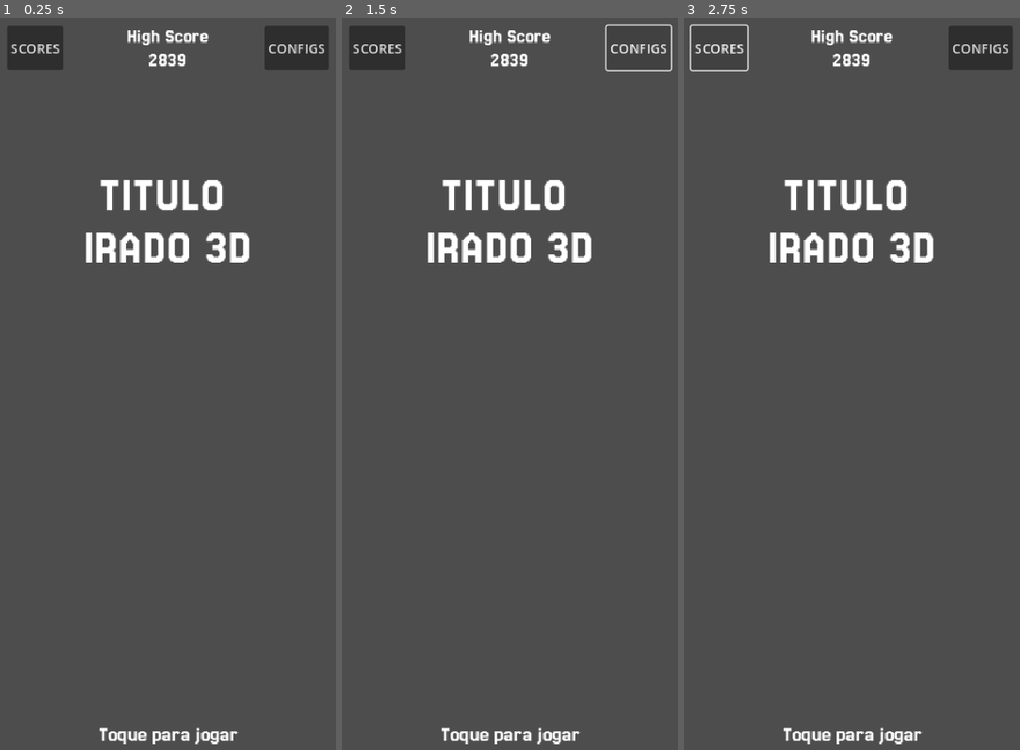
Above: before the commit, frames 1-3 (left to right).
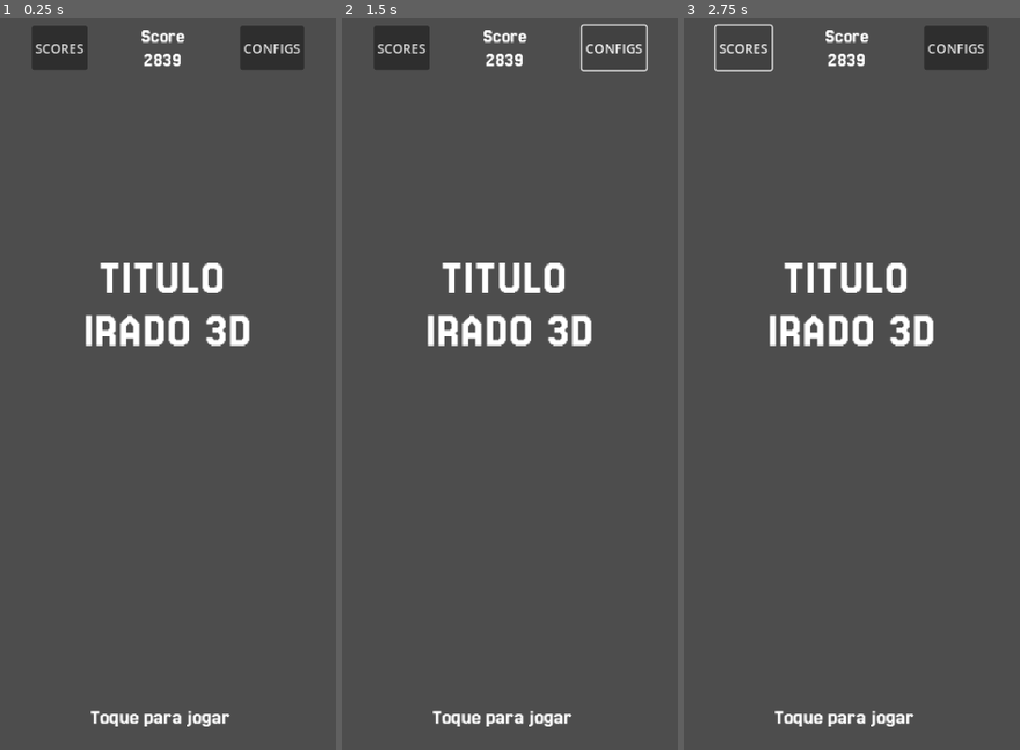
Above: after the commit, the same moments.

Repository: Juawo/space-shooter
Game: Godot game, scene res://scenes/ui/MainMenu/main_menu.tscn
Same seed, same stepped clock (60 frames per second), same inputs: the game is played once before the commit and once after it.
Inputs:
- Up to frame 1 (0.25 s): no input
- Up to frame 2 (1.5 s): click "SCORES" at 0.5 s; click "CONFIGS" at 1.25 s
- Up to frame 3 (2.75 s): click "SCORES" at 2 s

The runs differ from the first frame. In frame 1, 7.3% of the frame differs, in the area x 2-98%, y 1-100%; in frame 2, 6.7%; in frame 3, 6.7%.

Commit message:
add animations to main menu and update script for animation playback

Diff:
--- a/scenes/ui/MainMenu/main_menu.tscn
+++ b/scenes/ui/MainMenu/main_menu.tscn
@@ -1,9 +1,141 @@
-[gd_scene load_steps=5 format=3 uid="uid://cumwujwhqn00f"]
+[gd_scene load_steps=8 format=3 uid="uid://cumwujwhqn00f"]
 
 [ext_resource type="Script" uid="uid://brwl6ygpwkkyh" path="res://scripts/ui/MainMenu/main_menu.gd" id="1_epepa"]
 [ext_resource type="FontFile" uid="uid://d30hgfkq7jl3v" path="res://assets/ui/fonts/Jersey_25/Jersey25-Regular.ttf" id="1_ift2n"]
 [ext_resource type="PackedScene" uid="uid://qora2f2xvu2o" path="res://scenes/ui/MainMenu/leader_board_button.tscn" id="1_ql3r1"]
 [ext_resource type="PackedScene" uid="uid://cpgj0vj2rsnpv" path="res://scenes/ui/MainMenu/config_buttons.tscn" id="3_ql3r1"]
+
+[sub_resource type="Animation" id="Animation_epepa"]
+resource_name = "hide_menu"
+tracks/0/type = "value"
+tracks/0/imported = false
+tracks/0/enabled = true
+tracks/0/path = NodePath("MarginContainer/VBoxContainer/InstructionWrapper/instruction:position")
+tracks/0/interp = 2
+tracks/0/loop_wrap = true
+tracks/0/keys = {
+"times": PackedFloat32Array(0, 0.3, 0.60010004),
+"transitions": PackedFloat32Array(2, 1, 1),
+"update": 0,
+"values": [Vector2(0, 850), Vector2(0, 835), Vector2(0, 950)]
+}
+tracks/1/type = "value"
+tracks/1/imported = false
+tracks/1/enabled = true
+tracks/1/path = NodePath("MarginContainer/VBoxContainer/TitleWrapper/title:position")
+tracks/1/interp = 1
+tracks/1/loop_wrap = true
+tracks/1/keys = {
+"times": PackedFloat32Array(0, 0.3, 0.6),
+"transitions": PackedFloat32Array(2, 1, 1),
+"update": 0,
+"values": [Vector2(-196, 273), Vector2(-196, 293), Vector2(-196, -200)]
+}
+tracks/2/type = "value"
+tracks/2/imported = false
+tracks/2/enabled = true
+tracks/2/path = NodePath("MarginContainer/VBoxContainer/Header/LeaderboardWrapper/LeaderBoardButton:position")
+tracks/2/interp = 1
+tracks/2/loop_wrap = true
+tracks/2/keys = {
+"times": PackedFloat32Array(0, 0.3, 0.6),
+"transitions": PackedFloat32Array(2, 1, 1),
+"update": 0,
+"values": [Vector2(30, 0), Vector2(60, 0), Vector2(-100, 0)]
+}
+tracks/3/type = "value"
+tracks/3/imported = false
+tracks/3/enabled = true
+tracks/3/path = NodePath("MarginContainer/VBoxContainer/Header/ScoreWrapper/HighScoreLabel:position")
+tracks/3/interp = 1
+tracks/3/loop_wrap = true
+tracks/3/keys = {
+"times": PackedFloat32Array(0, 0.3, 0.6),
+"transitions": PackedFloat32Array(2, 1, 1),
+"update": 0,
+"values": [Vector2(0, 0), Vector2(20, 0), Vector2(-160, 0)]
+}
+tracks/4/type = "value"
+tracks/4/imported = false
+tracks/4/enabled = true
+tracks/4/path = NodePath("MarginContainer/VBoxContainer/Header/ConfigWrapper/ConfigButtons:position")
+tracks/4/interp = 1
+tracks/4/loop_wrap = true
+tracks/4/keys = {
+"times": PackedFloat32Array(0, 0.3, 0.6),
+"transitions": PackedFloat32Array(2, 1, 1),
+"update": 0,
+"values": [Vector2(-108, 0), Vector2(-126, 0), Vector2(-80, 0)]
+}
+
+[sub_resource type="Animation" id="Animation_mfgk4"]
+length = 0.001
+tracks/0/type = "value"
+tracks/0/imported = false
+tracks/0/enabled = true
+tracks/0/path = NodePath("MarginContainer/VBoxContainer/InstructionWrapper/instruction:position")
+tracks/0/interp = 1
+tracks/0/loop_wrap = true
+tracks/0/keys = {
+"times": PackedFloat32Array(0),
+"transitions": PackedFloat32Array(1),
+"update": 0,
+"values": [Vector2(0, 850)]
+}
+tracks/1/type = "value"
+tracks/1/imported = false
+tracks/1/enabled = true
+tracks/1/path = NodePath("MarginContainer/VBoxContainer/TitleWrapper/title:position")
+tracks/1/interp = 1
+tracks/1/loop_wrap = true
+tracks/1/keys = {
+"times": PackedFloat32Array(0),
+"transitions": PackedFloat32Array(1),
+"update": 0,
+"values": [Vector2(-196, 273)]
+}
+tracks/2/type = "value"
+tracks/2/imported = false
+tracks/2/enabled = true
+tracks/2/path = NodePath("MarginContainer/VBoxContainer/Header/LeaderboardWrapper/LeaderBoardButton:position")
+tracks/2/interp = 1
+tracks/2/loop_wrap = true
+tracks/2/keys = {
+"times": PackedFloat32Array(0),
+"transitions": PackedFloat32Array(1),
+"update": 0,
+"values": [Vector2(30, 0)]
+}
+tracks/3/type = "value"
+tracks/3/imported = false
+tracks/3/enabled = true
+tracks/3/path = NodePath("MarginContainer/VBoxContainer/Header/ScoreWrapper/HighScoreLabel:position")
+tracks/3/interp = 1
+tracks/3/loop_wrap = true
+tracks/3/keys = {
+"times": PackedFloat32Array(0),
+"transitions": PackedFloat32Array(1),
+"update": 0,
+"values": [Vector2(0, 0)]
+}
+tracks/4/type = "value"
+tracks/4/imported = false
+tracks/4/enabled = true
+tracks/4/path = NodePath("MarginContainer/VBoxContainer/Header/ConfigWrapper/ConfigButtons:position")
+tracks/4/interp = 1
+tracks/4/loop_wrap = true
+tracks/4/keys = {
+"times": PackedFloat32Array(0),
+"transitions": PackedFloat32Array(1),
+"update": 0,
+"values": [Vector2(-108, 0)]
+}
+
+[sub_resource type="AnimationLibrary" id="AnimationLibrary_b771k"]
+_data = {
+&"RESET": SubResource("Animation_mfgk4"),
+&"hide_menu": SubResource("Animation_epepa")
+}
 
 [node name="MainMenu" type="Control"]
 layout_mode = 3
@@ -36,35 +168,77 @@
 theme_override_constants/separation = 30
 alignment = 1
 
-[node name="LeaderBoardButton" parent="MarginContainer/VBoxContainer/Header" instance=ExtResource("1_ql3r1")]
+[node name="LeaderboardWrapper" type="Control" parent="MarginContainer/VBoxContainer/Header"]
 layout_mode = 2
 size_flags_horizontal = 2
 
-[node name="HighScoreLabel" type="VBoxContainer" parent="MarginContainer/VBoxContainer/Header"]
-layout_mode = 2
+[node name="LeaderBoardButton" parent="MarginContainer/VBoxContainer/Header/LeaderboardWrapper" instance=ExtResource("1_ql3r1")]
+custom_minimum_size = Vector2(68, 54)
+layout_mode = 0
+anchors_preset = 0
+anchor_right = 0.0
+anchor_bottom = 0.0
+offset_left = 30.0
+offset_right = 98.000046
+offset_bottom = 54.0
+size_flags_horizontal = 2
+
+[node name="ScoreWrapper" type="Control" parent="MarginContainer/VBoxContainer/Header"]
+layout_mode = 2
+size_flags_horizontal = 2
+
+[node name="HighScoreLabel" type="VBoxContainer" parent="MarginContainer/VBoxContainer/Header/ScoreWrapper"]
+layout_mode = 0
+offset_right = 99.0
+offset_bottom = 54.0
 size_flags_horizontal = 4
 size_flags_vertical = 0
 
-[node name="ScoreLabel" type="Label" parent="MarginContainer/VBoxContainer/Header/HighScoreLabel"]
+[node name="ScoreLabel" type="Label" parent="MarginContainer/VBoxContainer/Header/ScoreWrapper/HighScoreLabel"]
 layout_mode = 2
 theme_override_fonts/font = ExtResource("1_ift2n")
 theme_override_font_sizes/font_size = 24
-text = "High Score"
-horizontal_alignment = 1
-
-[node name="ScoreValueLabel" type="Label" parent="MarginContainer/VBoxContainer/Header/HighScoreLabel"]
+text = "Score"
+horizontal_alignment = 1
+
+[node name="ScoreValueLabel" type="Label" parent="MarginContainer/VBoxContainer/Header/ScoreWrapper/HighScoreLabel"]
 layout_mode = 2
 theme_override_fonts/font = ExtResource("1_ift2n")
 theme_override_font_sizes/font_size = 24
 text = "2839"
 horizontal_alignment = 1
 
-[node name="ConfigButtons" parent="MarginContainer/VBoxContainer/Header" instance=ExtResource("3_ql3r1")]
+[node name="ConfigWrapper" type="Control" parent="MarginContainer/VBoxContainer/Header"]
 layout_mode = 2
 size_flags_horizontal = 10
-
-[node name="title" type="Label" parent="MarginContainer/VBoxContainer"]
-layout_mode = 2
+size_flags_vertical = 0
+
+[node name="ConfigButtons" parent="MarginContainer/VBoxContainer/Header/ConfigWrapper" instance=ExtResource("3_ql3r1")]
+custom_minimum_size = Vector2(68, 54)
+layout_mode = 0
+anchors_preset = 0
+anchor_right = 0.0
+anchor_bottom = 0.0
+offset_left = -108.0
+offset_right = -30.0
+offset_bottom = 54.0
+size_flags_horizontal = 10
+
+[node name="TitleWrapper" type="Control" parent="MarginContainer/VBoxContainer"]
+layout_mode = 2
+size_flags_horizontal = 4
+size_flags_vertical = 4
+
+[node name="title" type="Label" parent="MarginContainer/VBoxContainer/TitleWrapper"]
+layout_mode = 1
+anchors_preset = 5
+anchor_left = 0.5
+anchor_right = 0.5
+offset_left = -196.0
+offset_top = 273.0
+offset_right = 196.0
+offset_bottom = 398.00003
+grow_horizontal = 2
 size_flags_vertical = 6
 size_flags_stretch_ratio = 0.8
 theme_override_fonts/font = ExtResource("1_ift2n")
@@ -73,12 +247,24 @@
 IRADO 3D"
 horizontal_alignment = 1
 
-[node name="instruction" type="Label" parent="MarginContainer/VBoxContainer"]
-layout_mode = 2
+[node name="InstructionWrapper" type="Control" parent="MarginContainer/VBoxContainer"]
+layout_mode = 2
+
+[node name="instruction" type="Label" parent="MarginContainer/VBoxContainer/InstructionWrapper"]
+top_level = true
+layout_mode = 0
+offset_top = 850.0
+offset_right = 392.0
+offset_bottom = 877.0001
 size_flags_vertical = 10
 theme_override_fonts/font = ExtResource("1_ift2n")
 theme_override_font_sizes/font_size = 26
 text = "Toque para jogar"
 horizontal_alignment = 1
 
+[node name="AnimationPlayer" type="AnimationPlayer" parent="."]
+libraries = {
+&"": SubResource("AnimationLibrary_b771k")
+}
+
 [connection signal="gui_input" from="." to="." method="_on_gui_input"]
--- a/scripts/ui/MainMenu/config_buttons.gd
+++ b/scripts/ui/MainMenu/config_buttons.gd
@@ -1,6 +1,6 @@
 extends Button
 
-var pathScene = ""
+var pathScene : String = ""
 
 func _on_pressed() -> void:
 	get_tree().change_scene_to_file(pathScene)
--- a/scripts/ui/MainMenu/leader_board_button.gd
+++ b/scripts/ui/MainMenu/leader_board_button.gd
@@ -1,6 +1,6 @@
 extends Button
 
-var pathScene = ""
+var pathScene : String = ""
 
 func _on_pressed() -> void:
 	get_tree().change_scene_to_file(pathScene)
--- a/scripts/ui/MainMenu/main_menu.gd
+++ b/scripts/ui/MainMenu/main_menu.gd
@@ -1,6 +1,12 @@
 extends Control
 
+@onready var animation_player: AnimationPlayer = $AnimationPlayer
+var showing: bool = true
 
+func hideMainMenu():
+	animation_player.play("hide_menu")
+	showing = false
 
-func _on_gui_input(event: InputEvent) -> void:
-	pass # Replace with function body.
+func showMainMenu():
+	animation_player.play_backwards("hide_menu")
+	showing = true
